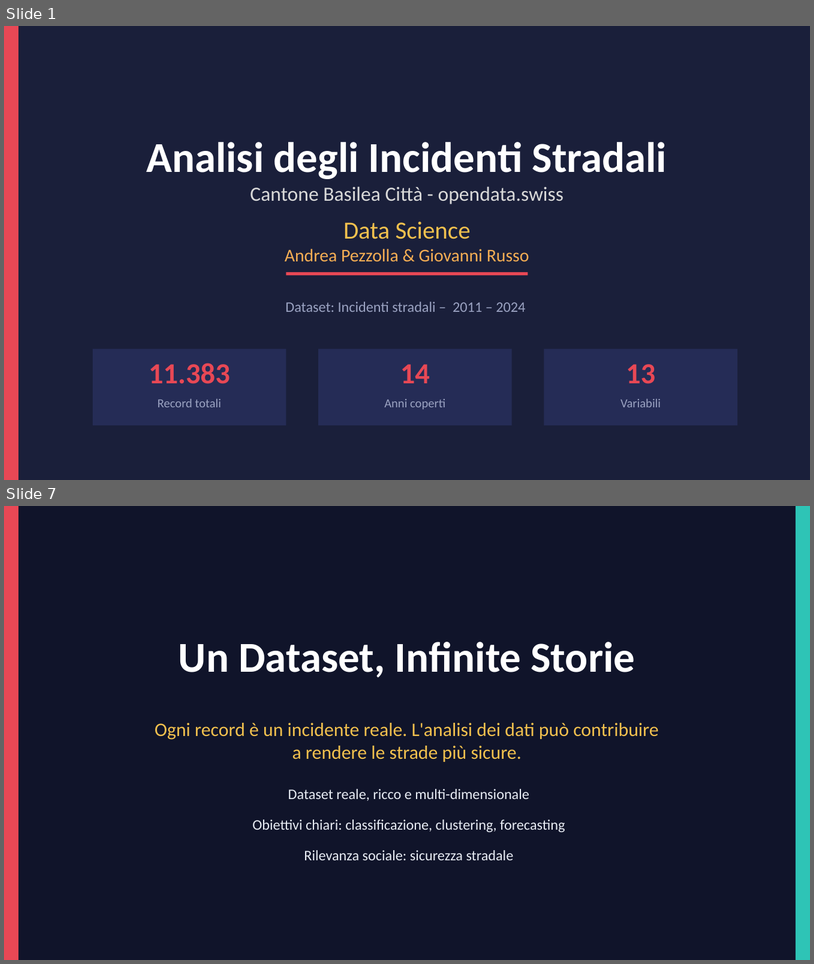
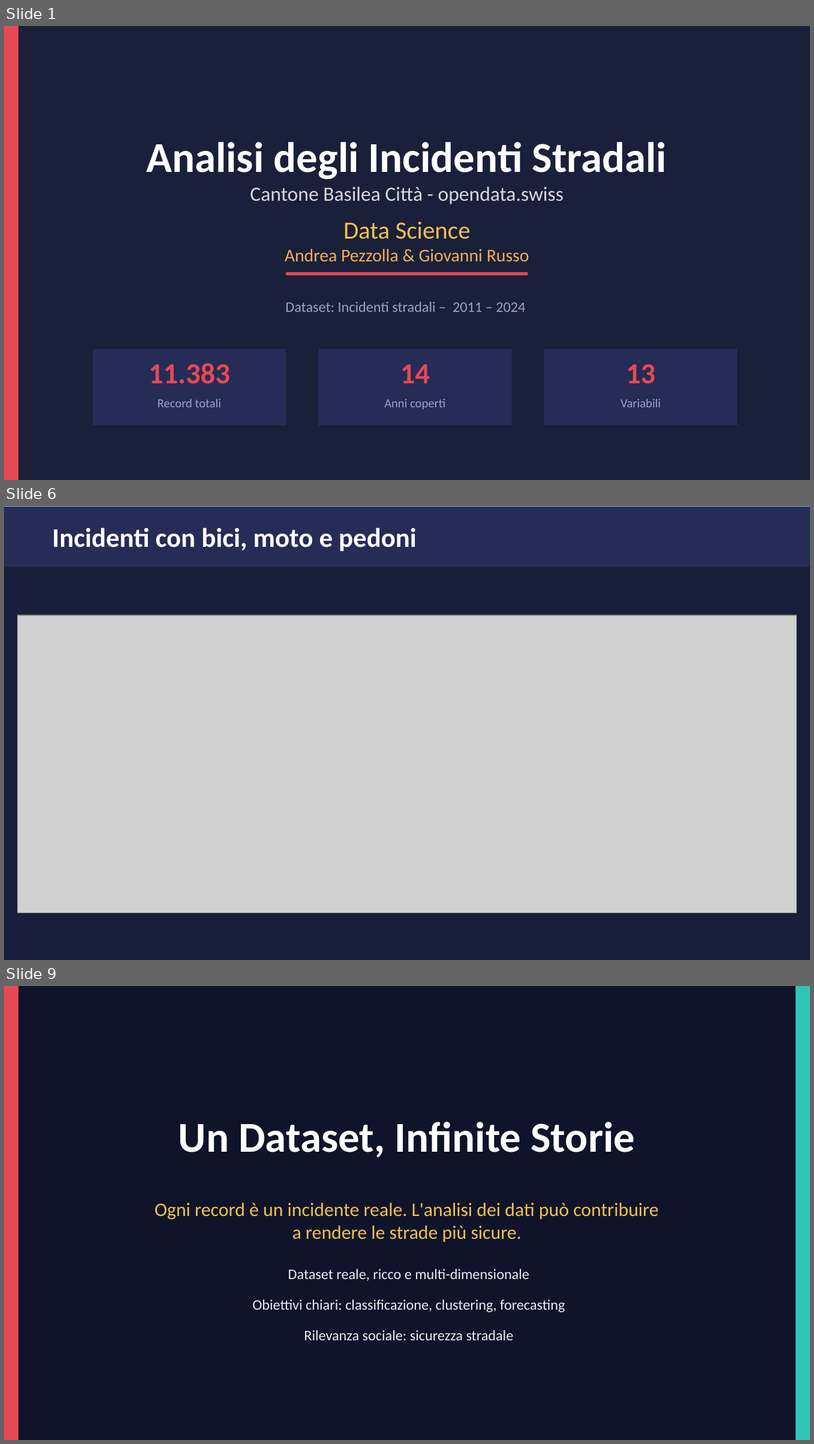
Before and after one commit to pezzandre/dataScience1, a slide deck: incidenti_datascience.pptx. Shown one above the other, each under a label of ours: slides 1 and 7 before the commit, slides 1, 6 and 9 after it; the slides between them are not shown. The pictures are 814x964 and 814x1444 pixels, drawn with LibreOffice and Linux fonts; fonts in the diff are those of the drawing; grey boxes stand for pictures. Boxes give left, top, right and bottom in pixels: in the first picture for what was removed or moved away, otherwise in the second. Text is boxed around its words. In the diff, an @@ line names an element or a change of style, - is before the commit and + after.

```diff
--- a/incidenti_datascience.pptx
+++ b/incidenti_datascience.pptx
@@ slide 6 added at bbox=[4, 506, 810, 960], background #FFFFFF @@
@@ rectangle added at bbox=[4, 507, 810, 567], fill #252C56 @@
@@ text added at bbox=[52, 528, 417, 551], 24 pt, text #FFFFFF, bold @@
+Incidenti con bici, moto e pedoni
@@ rectangle added at bbox=[4, 561, 810, 960], fill #191F3A @@
@@ picture added at bbox=[18, 615, 797, 912] @@
@@ what was slide 7 is now slide 9 @@
```
Also in this commit, not shown: 1 slide changed, 4 other slides added, 3 slides removed, 2 other files.
